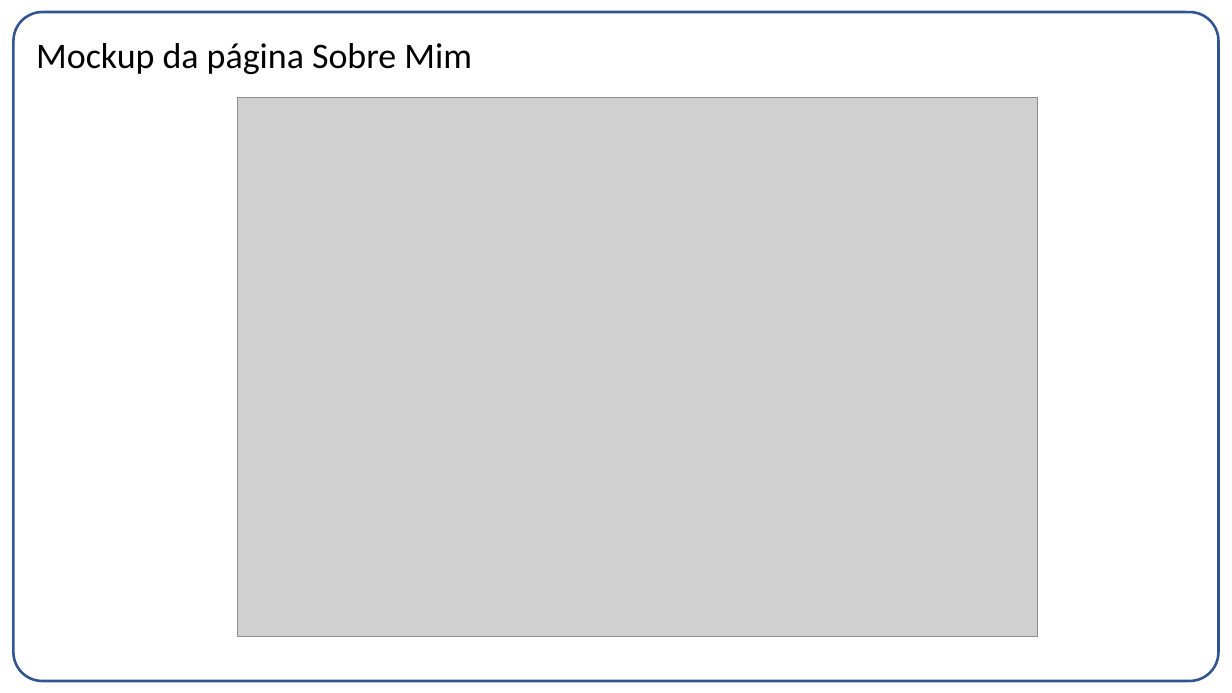
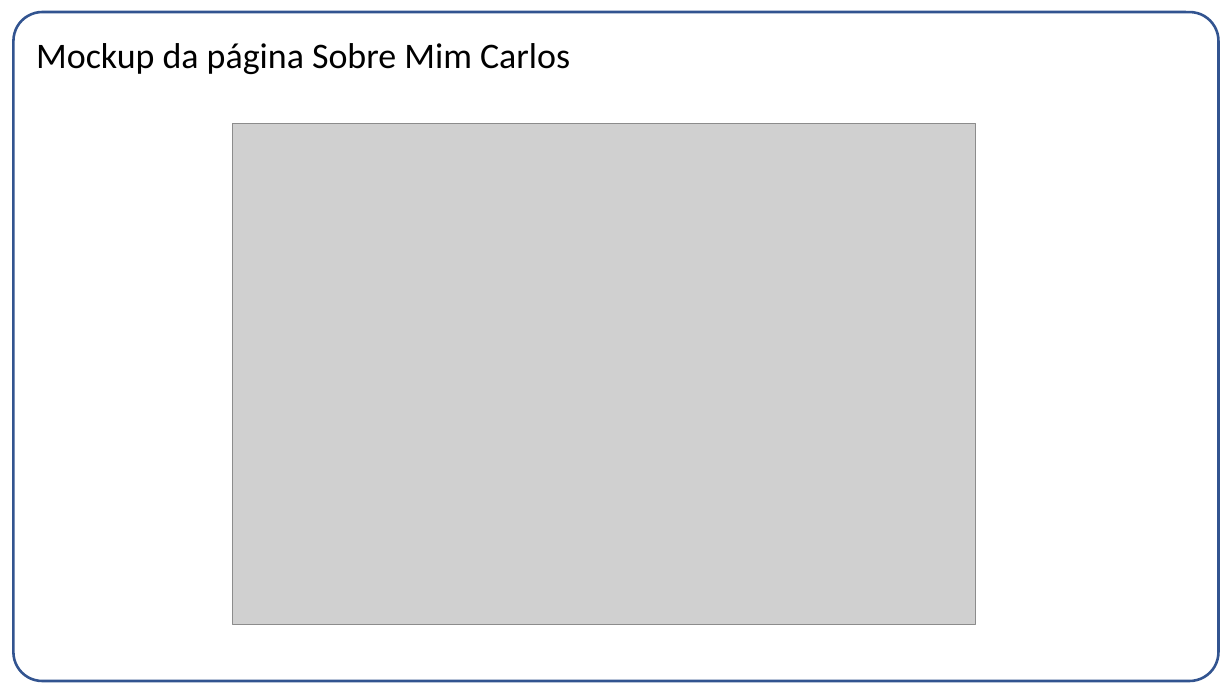
Before and after one commit to gabrielvf1/Co-Design-Projeto-1, a slide deck: slide 8 of Entrega03.pptx. Drawn at 1232x693 pixels with LibreOffice and Linux fonts; fonts in the diff are those of the drawing; grey boxes stand for pictures. Boxes give left, top, right and bottom in pixels: in the first picture for what was removed or moved away, otherwise in the second. Text is boxed around its words. In the diff, an @@ line names an element or a change of style, - is before the commit and + after.

```diff
--- a/Entrega03.pptx
+++ b/Entrega03.pptx
@@ title at <box>36,43,570,74</box>: text changed @@
-Mockup da página Sobre Mim
+Mockup da página Sobre Mim Carlos
@@ picture: place and size @@
-picture at <box>238,97,1038,636</box>
+picture at <box>232,124,976,625</box>
```
Also in this commit, not shown: 9 other slides changed.
